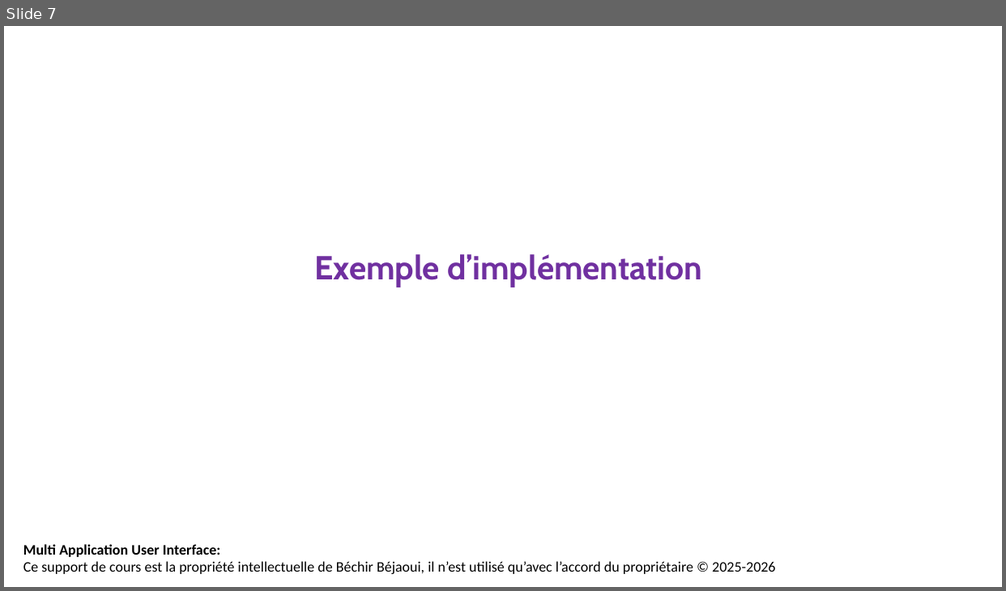
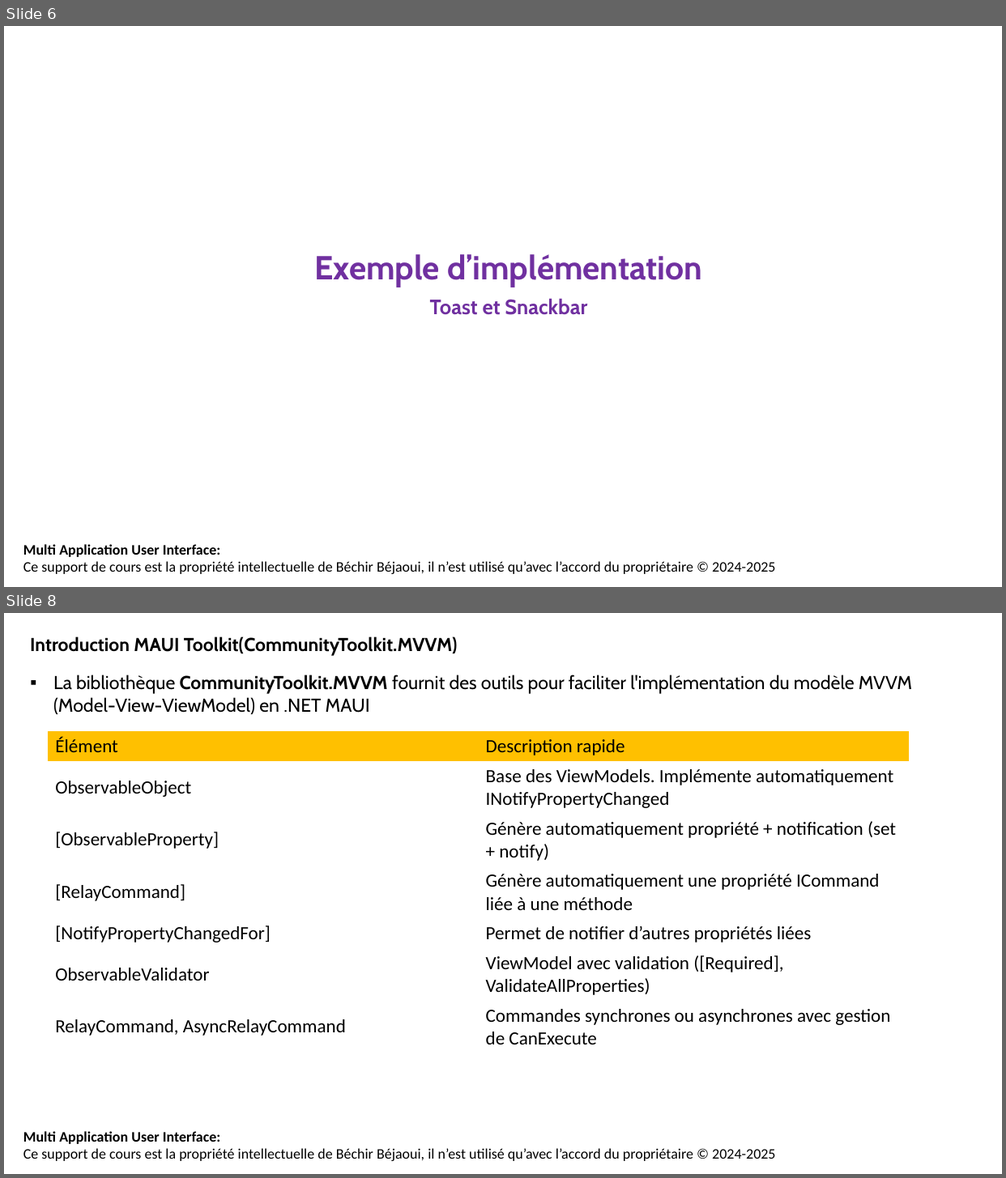
Before and after one commit to bejaouibechir/MAUI, a slide deck: 16.MAUI Toolkit.pptx. Shown one above the other, each under a label of ours: slide 7 before the commit, slides 6 and 8 after it; the slides between them are not shown. The pictures are 1006x591 and 1006x1178 pixels, drawn with LibreOffice and Linux fonts; fonts in the diff are those of the drawing; background and template pictures are left out. Boxes give left, top, right and bottom in pixels: in the first picture for what was removed or moved away, otherwise in the second. Text is boxed around its words. In the diff, an @@ line names an element or a change of style, - is before the commit and + after.

```diff
--- a/16.MAUI Toolkit.pptx
+++ b/16.MAUI Toolkit.pptx
@@ slide 8 added at [4, 613, 1002, 1174], background #FFFFFF; not listed: 1 template element that a slide beside it also shows @@
@@ text added at [30, 636, 458, 656], 18 pt, text #000000, bold @@
+Introduction MAUI Toolkit(CommunityToolkit.MVVM)
@@ text added at [53, 675, 912, 714], 18 pt, text #000000 @@
+▪ La bibliothèque CommunityToolkit.MVVM fournit des outils pour faciliter l'implémentation du modèle MVVM (Model-View-ViewModel) en .NET MAUI
@@ table added at [49, 731, 909, 1053], 7 rows, 2 columns @@
+Élément | Description rapide
+ObservableObject | Base des ViewModels. Implémente automatiquement INotifyPropertyChanged
+[ObservableProperty] | Génère automatiquement propriété + notification (set + notify)
+[RelayCommand] | Génère automatiquement une propriété ICommand liée à une méthode
+[NotifyPropertyChangedFor] | Permet de notifier d’autres propriétés liées
+ObservableValidator | ViewModel avec validation ([Required], ValidateAllProperties)
+RelayCommand, AsyncRelayCommand | Commandes synchrones ou asynchrones avec gestion de CanExecute
@@ what was slide 7 is now slide 6 @@
@@ slide 6 changed as well @@
@@ text at [430, 298, 587, 315]: paragraph added @@
+Toast et Snackbar
@@ text at [23, 561, 775, 574]: text changed @@
-Ce support de cours est la propriété intellectuelle de Béchir Béjaoui, il n’est utilisé qu’avec l’accord du propriétaire © 2025-2026
+Ce support de cours est la propriété intellectuelle de Béchir Béjaoui, il n’est utilisé qu’avec l’accord du propriétaire © 2024-2025
```
Also in this commit, not shown: 5 other slides changed, 10 other slides added, 6 slides removed, 2 other files.
